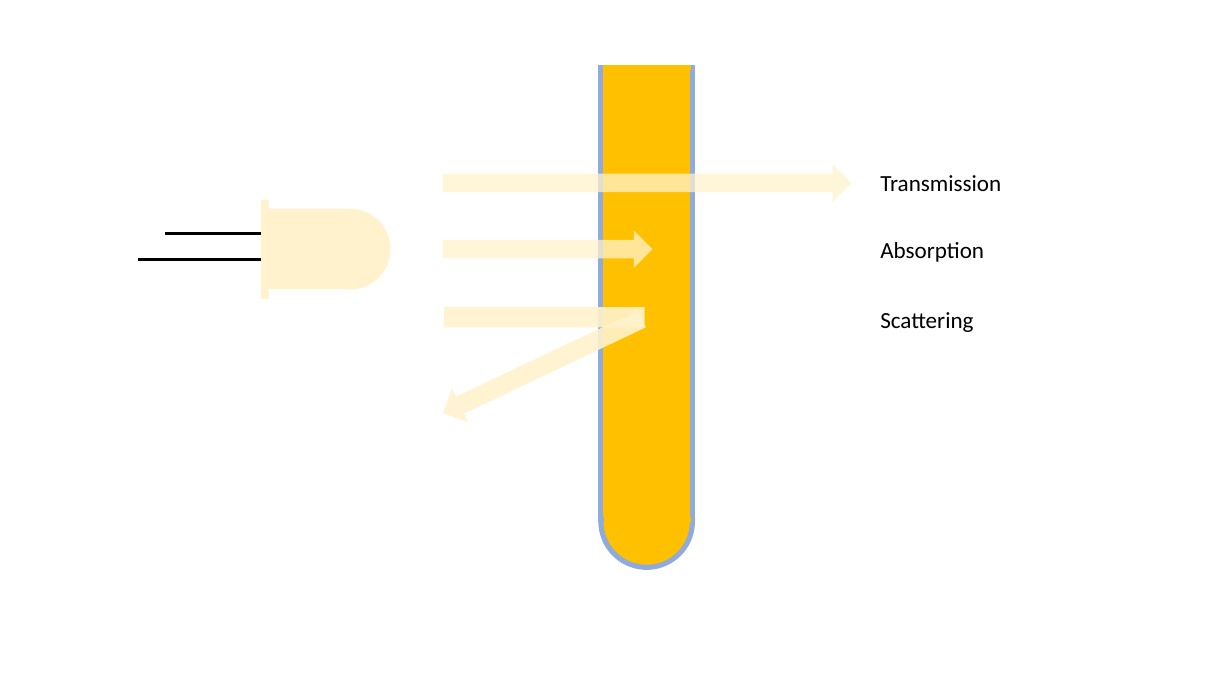
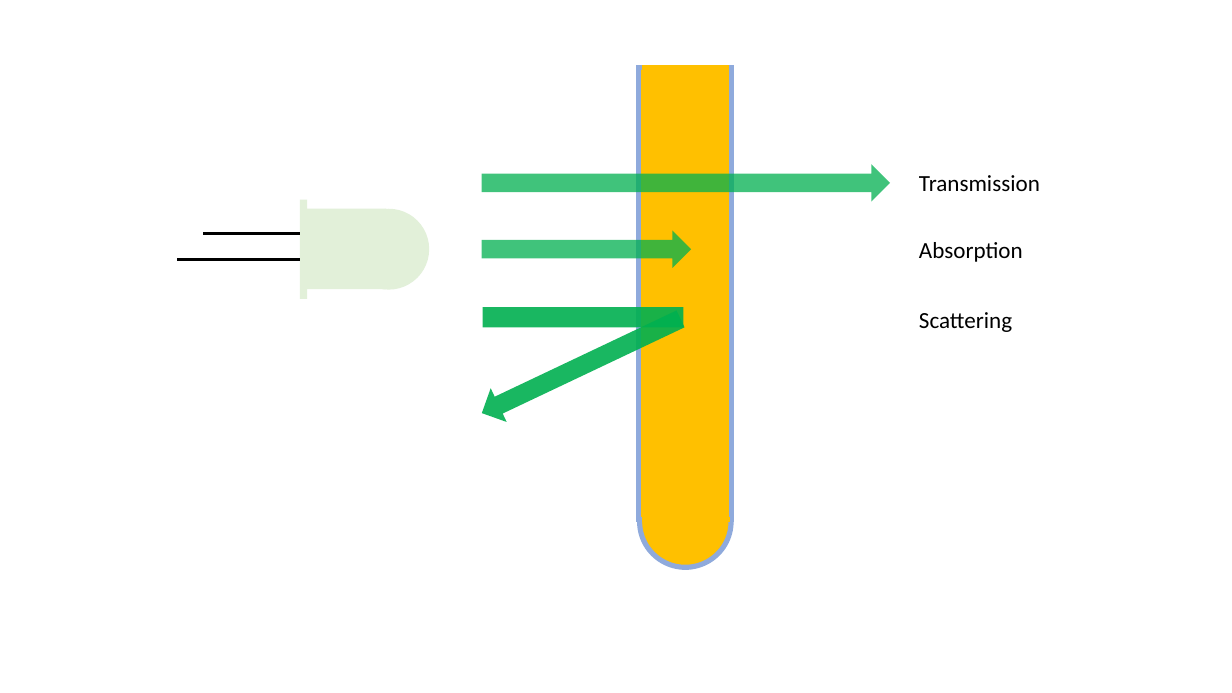
Before and after one commit to smartaquametering/smartPhotometer, a slide deck: slide 4 of setup/network.pptx. Drawn at 1232x693 pixels with LibreOffice and Linux fonts; fonts in the diff are those of the drawing. Boxes give left, top, right and bottom in pixels: in the first picture for what was removed or moved away, otherwise in the second. Text is boxed around its words. In the diff, an @@ line names an element or a change of style, - is before the commit and + after.

```diff
--- a/setup/network.pptx
+++ b/setup/network.pptx
@@ right arrow at box(482, 165, 890, 201): fill #FFF2CC at 75% opacity to #00B050 at 75% opacity @@
@@ rectangle: place and size @@
-rectangle at box(262, 200, 269, 299)
+rectangle at box(299, 200, 307, 299)
@@ fill #FFF2CC to #E2F0D9 in 3 elements at box(299, 200, 307, 299), box(348, 209, 430, 290), box(305, 209, 386, 289) @@
@@ right arrow at box(482, 230, 691, 267): fill #FFF2CC at 75% opacity to #00B050 at 75% opacity @@
@@ 4 lines, 3 texts, 3 right arrows, 2 ellipses, 2 rectangles: place and size @@
-4 lines, 3 texts, 3 right arrows, 2 ellipses, 2 rectangles at box(139, 67, 1001, 567)
+4 lines, 3 texts, 3 right arrows, 2 ellipses, 2 rectangles at box(177, 67, 1040, 567)
@@ right arrow at box(474, 302, 689, 430): fill #FFF2CC at 90% opacity to #00B050 at 90% opacity @@
@@ rectangle: place and size @@
-rectangle at box(445, 307, 645, 327)
+rectangle at box(482, 307, 683, 327)
@@ rectangle at box(482, 307, 683, 327): fill #FFF2CC at 90% opacity to #00B050 at 90% opacity @@
```
Also in this commit, not shown: 1 other slide changed, 2 other files.
